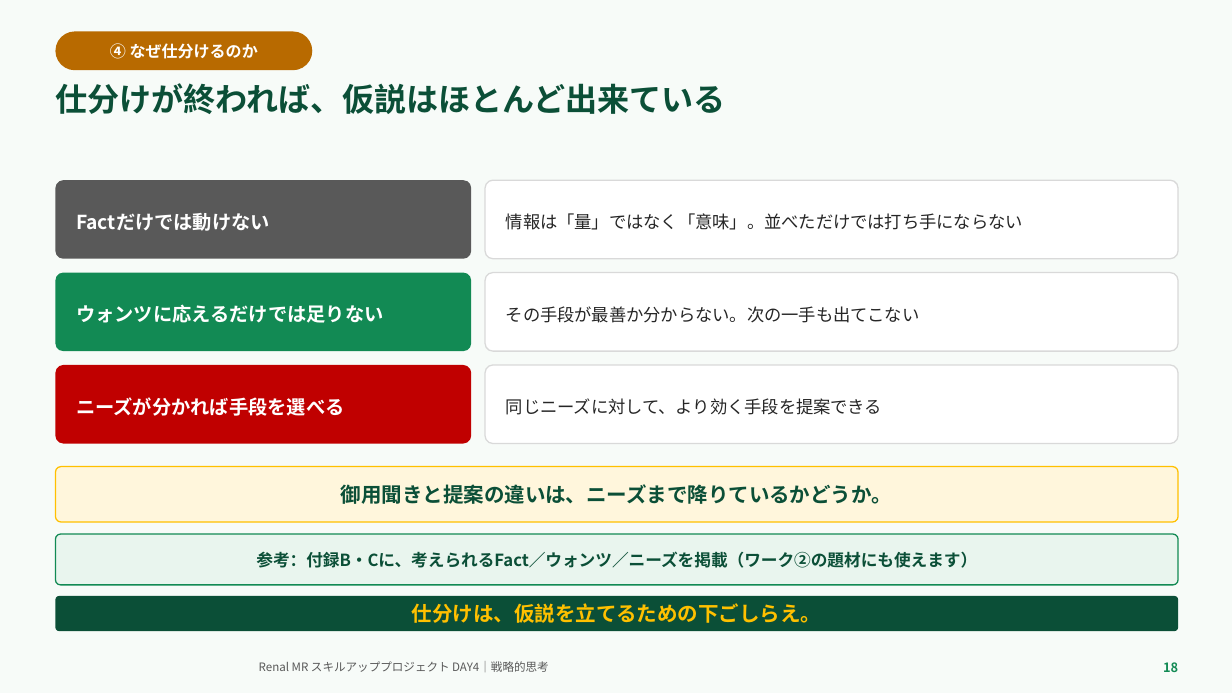
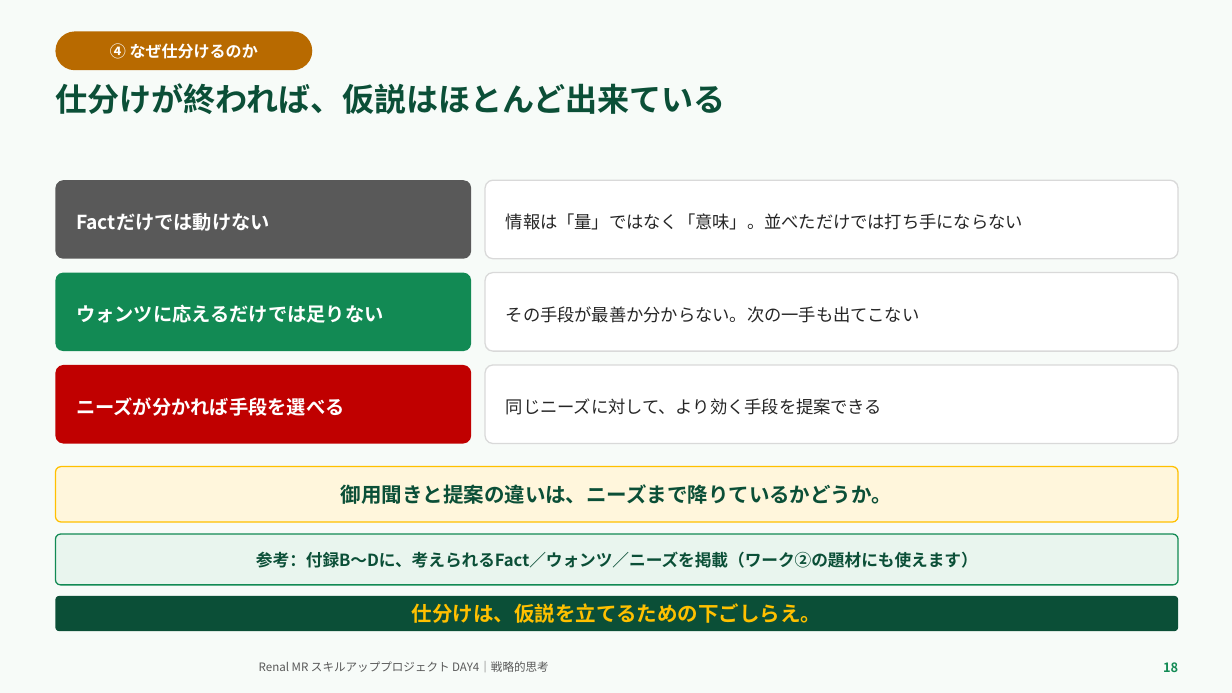
Before and after one commit to TAKUYA-1187/Claude, a slide deck: slide 18 of novartis_training/DAY4_ちょっと分かるだけで世界が変わる.pptx. Drawn at 1232x693 pixels with LibreOffice and Linux fonts; fonts in the diff are those of the drawing; background and template pictures are left out. Boxes give left, top, right and bottom in pixels: in the first picture for what was removed or moved away, otherwise in the second. Text is boxed around its words. In the diff, an @@ line names an element or a change of style, - is before the commit and + after.

```diff
--- a/novartis_training/DAY4_ちょっと分かるだけで世界が変わる.pptx
+++ b/novartis_training/DAY4_ちょっと分かるだけで世界が変わる.pptx
@@ text in rounded rectangle at [256, 551, 978, 568]: text changed @@
-参考：付録B・Cに、考えられるFact／ウォンツ／ニーズを掲載（ワーク②の題材にも使えます）
+参考：付録B〜Dに、考えられるFact／ウォンツ／ニーズを掲載（ワーク②の題材にも使えます）
```
Also in this commit, not shown: 14 other slides changed, 1 slide added, 1 slide removed, 2 other files.
